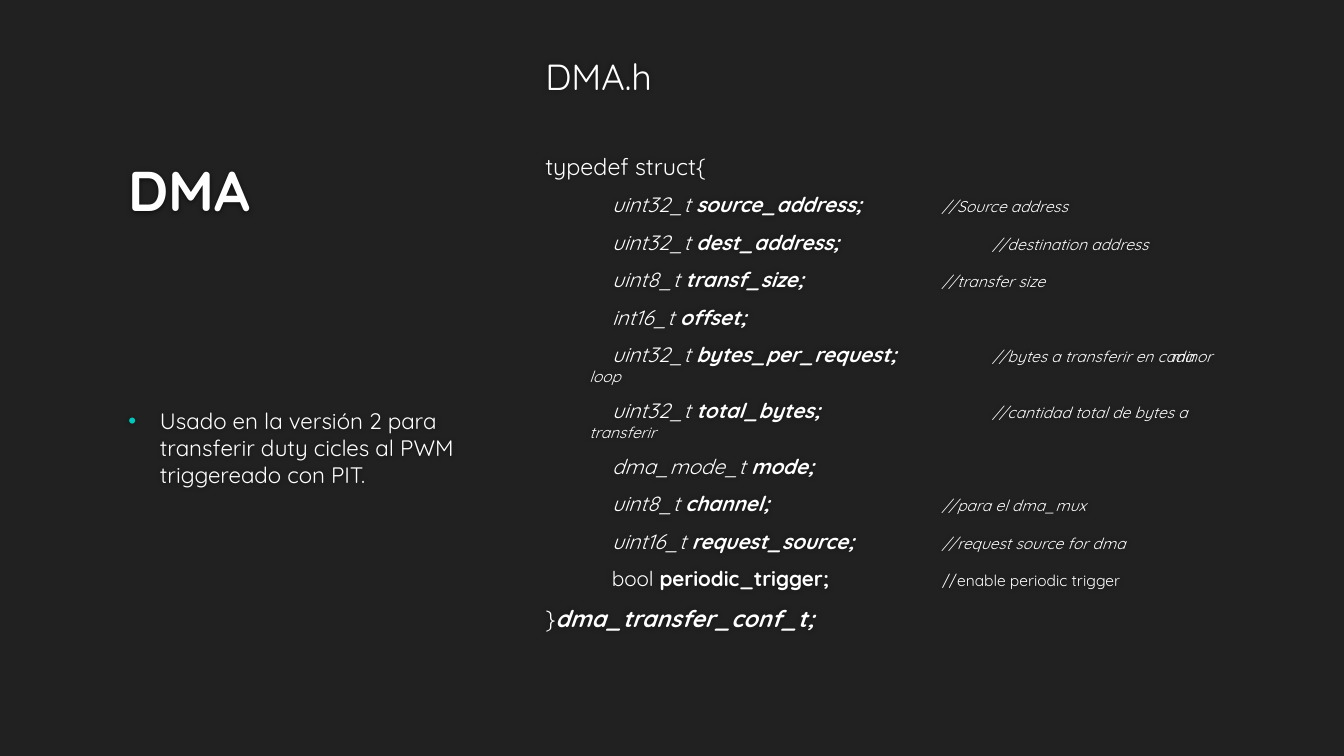
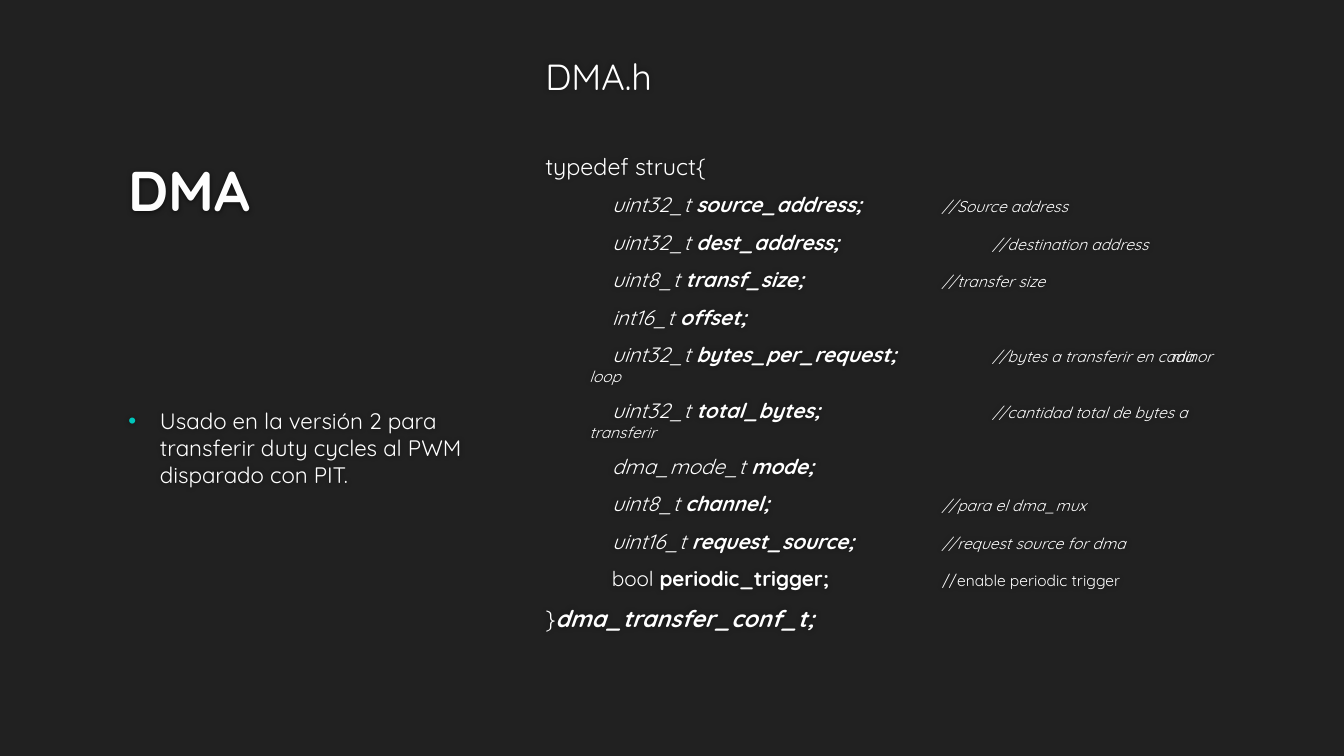
Before and after one commit to alexandrufedco92/TP3-LABmicros, a slide deck: slide 8 of TP N°3-PPT.pptx (slide 7 before the commit). Drawn at 1344x756 pixels with LibreOffice and Linux fonts; fonts in the diff are those of the drawing; background and template pictures are left out. Boxes give left, top, right and bottom in pixels: in the first picture for what was removed or moved away, otherwise in the second. Text is boxed around its words. In the diff, an @@ line names an element or a change of style, - is before the commit and + after.

```diff
--- a/TP N°3-PPT.pptx
+++ b/TP N°3-PPT.pptx
@@ text at <box>160,412,462,488</box>: text changed @@
-• Usado en la versión 2 para transferir duty cicles al PWM triggereado con PIT.
+• Usado en la versión 2 para transferir duty cycles al PWM disparado con PIT.
```
Also in this commit, not shown: 2 other slides changed, 4 slides added, 2 slides removed, 1 other file.
